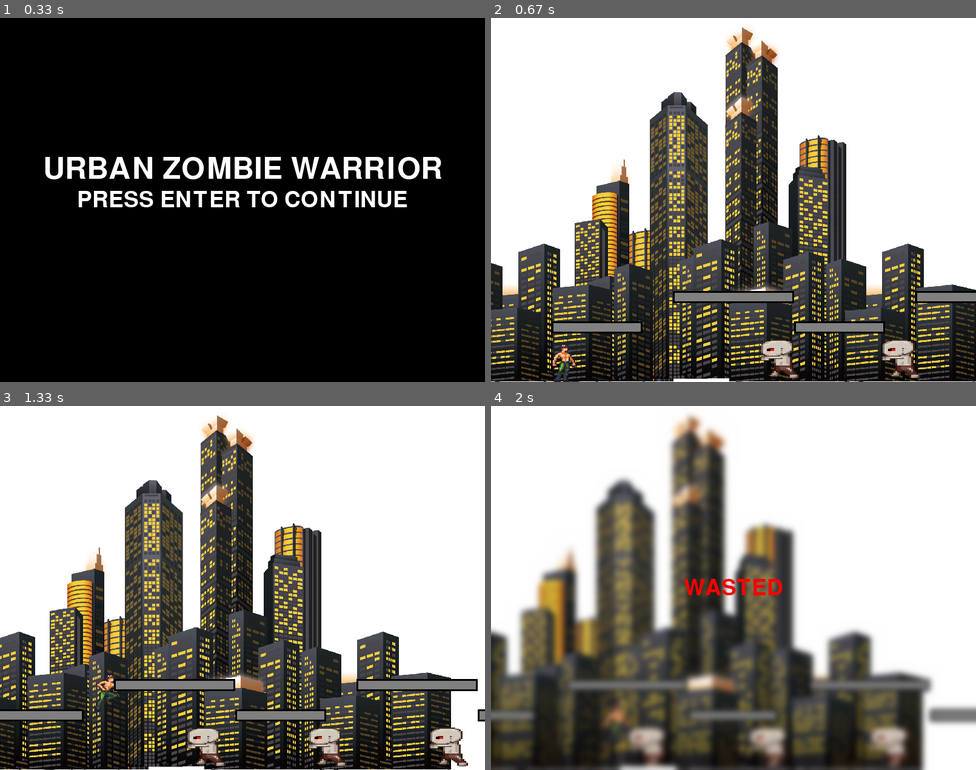
Above: before the commit, frames 1-4 (two rows, left to right).
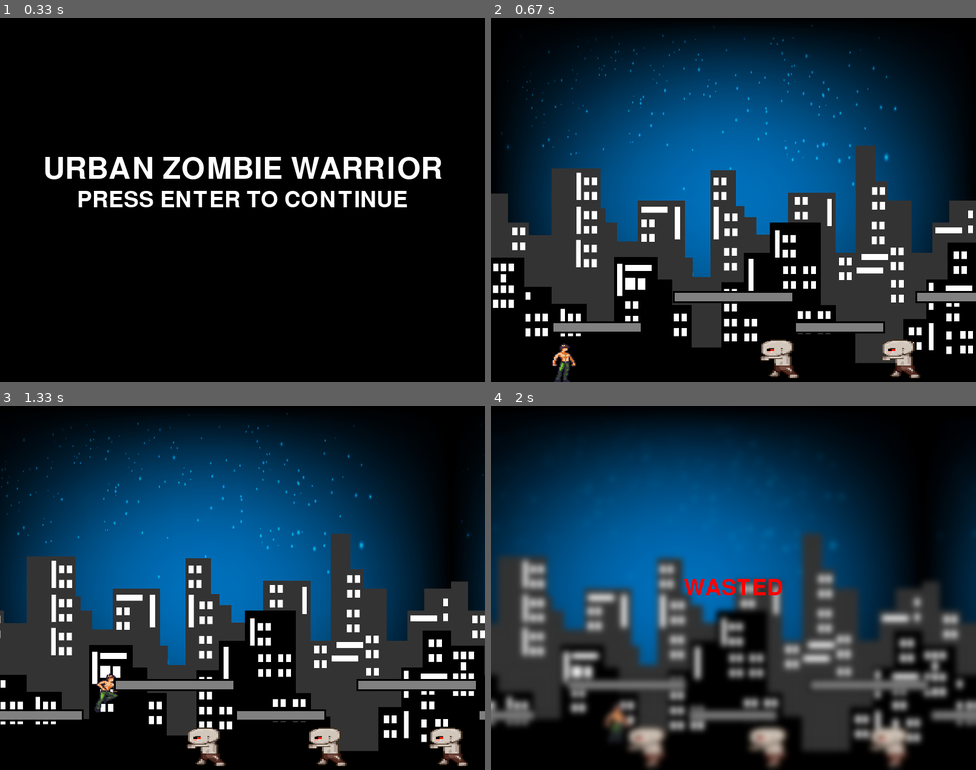
Above: after the commit, the same moments.

Repository: teddyvere/SuperPy.Game
Game: pygame game, started from Game/main.py
Same seed, same stepped clock (60 frames per second), same inputs: the game is played once before the commit and once after it.
Inputs:
- Up to frame 1 (0.33 s): no input
- Up to frame 2 (0.67 s): tap Enter at 0.33 s
- Up to frame 3 (1.33 s): hold D 0.67-1.13 s; hold W from 1.17 s (still down)
- Up to frame 4 (2 s): release W at 1.47 s; hold D 1.5-1.97 s

Frame 1 is identical in both runs. In frame 2, 84% of the frame differs, in the area x 0-100%, y 0-100%; in frame 3, 83%; in frame 4, 88%.

Commit message:
minor changes and improvments

Diff:
--- a/Game/main.py
+++ b/Game/main.py
@@ -217,7 +217,7 @@
             self.all_sprites.add(platform)
 
         self.backgrounds = [background_image.copy(), background_image.copy()]
-        self.background_x = [0, SCREEN_WIDTH + 200]  # Positions of the two backgrounds
+        self.background_x = [0, SCREEN_WIDTH]  # Positions of the two backgrounds
 
     def run(self):
         while self.running:
Binary file changed: Game/images/background.png
Binary file added: Game/images/background2.png
Binary file added: Game/images/background4.png
